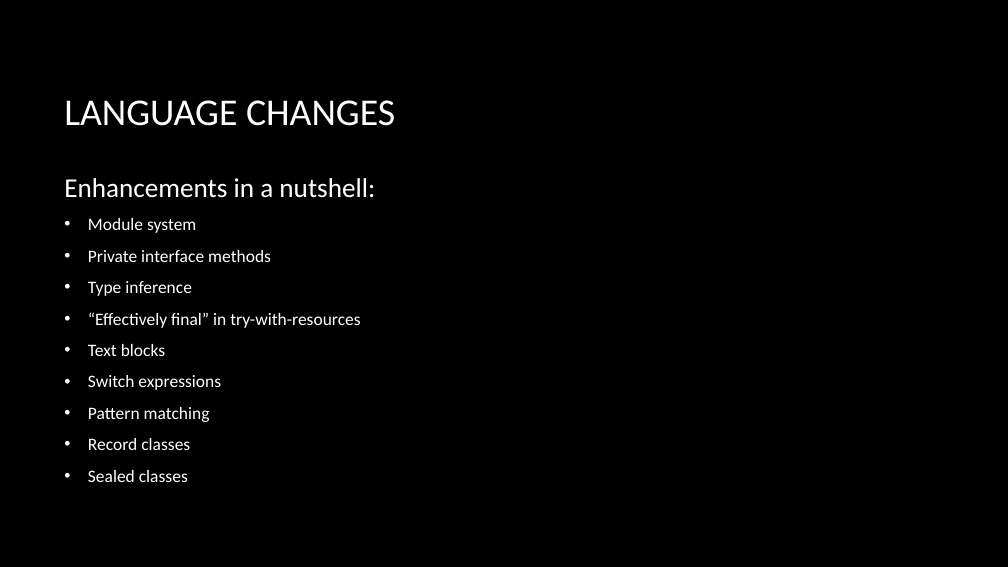
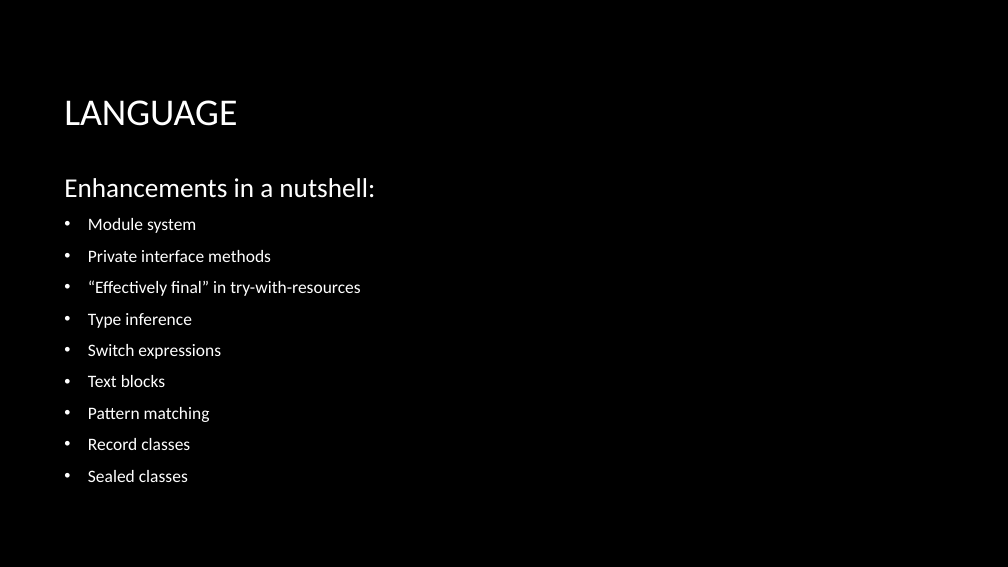
Before and after one commit to macdaddyaz/modern-java, a slide deck: slide 6 of Java 9 and up.pptx (slide 5 before the commit). Drawn at 1008x567 pixels with LibreOffice and Linux fonts; fonts in the diff are those of the drawing; background and template pictures are left out. Boxes give left, top, right and bottom in pixels: in the first picture for what was removed or moved away, otherwise in the second. Text is boxed around its words. In the diff, an @@ line names an element or a change of style, - is before the commit and + after.

Commit message:
Complete "Language" section of presentation

```diff
--- a/Java 9 and up.pptx
+++ b/Java 9 and up.pptx
@@ title at (64, 100, 237, 126): text changed @@
-LANGUAGE CHANGES
+LANGUAGE
@@ text at (88, 280, 360, 296): paragraph added @@
+• “Effectively final” in try-with-resources
@@ text at (88, 344, 221, 359): text changed @@
-• “Effectively final” in try-with-resources
+• Switch expressions
@@ text at (88, 375, 221, 390): paragraph removed @@
-• Switch expressions
```
Also in this commit, not shown: 5 other slides changed, 16 slides added.
